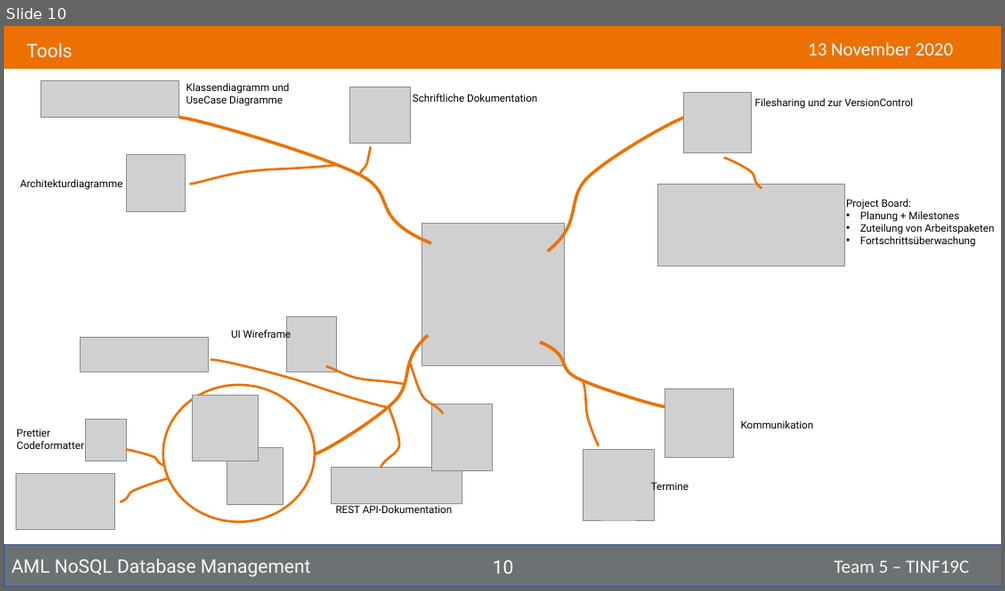
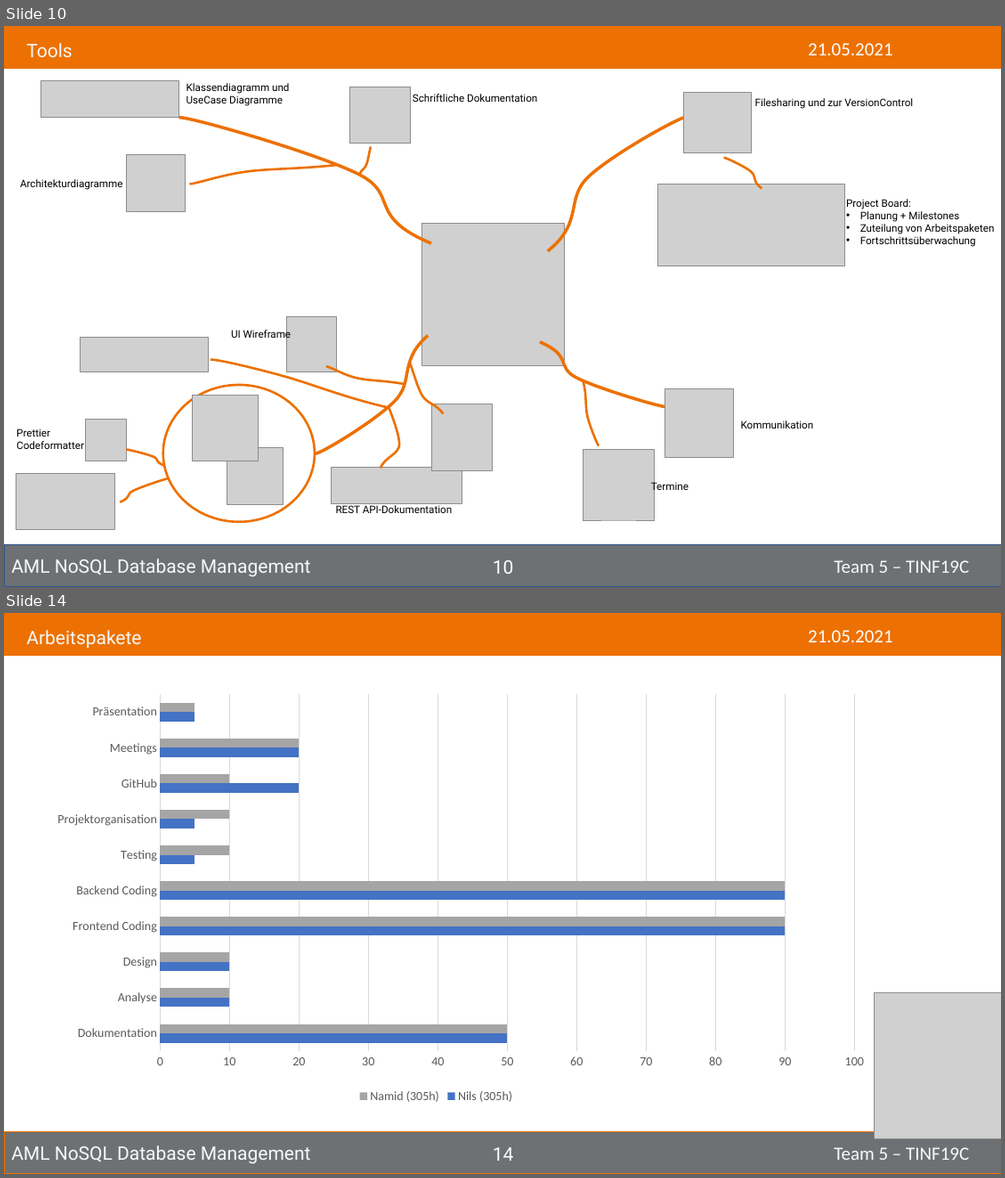
Before and after one commit to NurNils/aml-nosql-database-management, a slide deck: PROJECT/Presentation/Tinf19C_Team5_Presentation.pptx. Shown one above the other, each under a label of ours: slide 10 before the commit, slides 10 and 14 after it; the slides between them are not shown. The pictures are 1005x591 and 1005x1178 pixels, drawn with LibreOffice and Linux fonts; fonts in the diff are those of the drawing; grey boxes stand for pictures. Boxes give left, top, right and bottom in pixels: in the first picture for what was removed or moved away, otherwise in the second. Text is boxed around its words. In the diff, an @@ line names an element or a change of style, - is before the commit and + after.

```diff
--- a/PROJECT/Presentation/Tinf19C_Team5_Presentation.pptx
+++ b/PROJECT/Presentation/Tinf19C_Team5_Presentation.pptx
@@ slide 14 added at (4,613,1001,1174), background #FFFFFF @@
@@ rectangle added at (4,613,1001,656), fill #EC7102, outline #EE7000 1 pt @@
@@ rectangle added at (19,622,413,652), outline #EE7000 0.75 pt, 18 pt, text #F8F8F8 @@
+Arbeitspakete
@@ text added at (808,630,893,642), 18 pt, text #FFFFFF @@
+21.05.2021
@@ bar chart added at (4,681,874,1107) @@
+categories: Dokumentation, Analyse, Design, Frontend Coding, Backend Coding, Testing, Projektorganisation, GitHub, Meetings, Präsentation
+Nils (305h): 50, 10, 10, 90, 90, 5, 5, 20, 20, 5
+Namid (305h): 50, 10, 10, 90, 90, 10, 10, 10, 20, 5
@@ picture added at (874,993,1001,1139) @@
@@ rectangle added at (4,1131,1001,1174), fill #6D7173, outline #EE7000 1 pt, 18 pt, text #F8F8F8 @@
+AML NoSQL Database Management Team 5 – TINF19C
@@ page number added at (493,1147,514,1160), 18 pt, text #FFFFFF @@
+14
@@ slide 10 changed as well @@
@@ text at (808,43,893,55): text changed @@
-13 November 2020
+21.05.2021
```
Also in this commit, not shown: 16 other slides changed, 2 other slides added, 1 slide removed, 1 other file.
